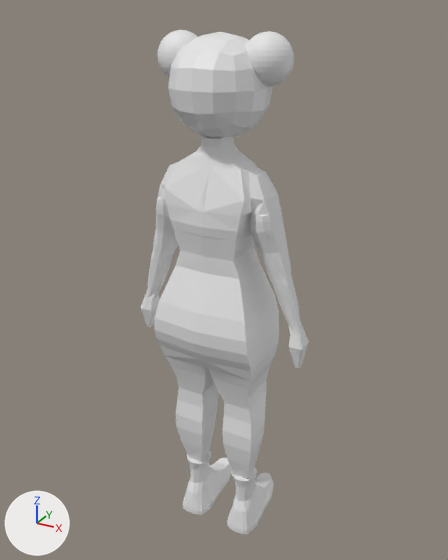
An edit to the Blender file girl.blend, drawn before and after from the same camera.
Both versions are drawn from a 50 mm lens placed at (2.37, -4.31, 2.43), pointed at (-0.05, 0.08, 0.24). Lighting does not change. The marker at lower left points along +X, +Y and +Z.

In view in the first picture: 'corps'.
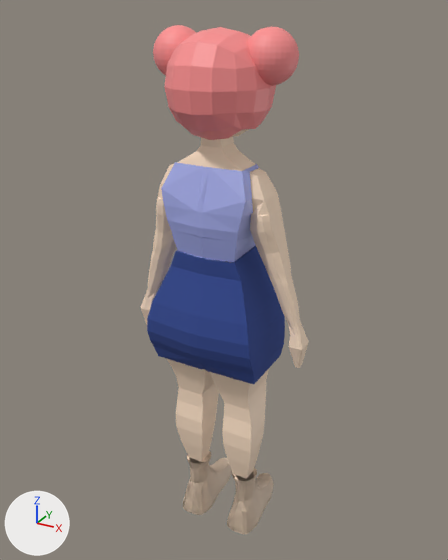
Commit message: add girl

What differs and where, as boxes (x1, y1, x2, y2) in the pictures (448 x 560 px):
'corps.002', added (blue): after (147, 245, 285, 384)
'corps.001', added (pink): after (153, 25, 299, 140)
'corps.004', added (blue): after (161, 162, 259, 262)
part 1 of me_cube_002, deleted: before (246, 31, 294, 87)
part 2 of me_cube_002, deleted: before (157, 30, 198, 78)
part 3 of me_cube_002, cut back: before (168, 32, 273, 138)
part 4 of me_cube_002, recoloured (grey to beige): before (141, 127, 309, 534); after (141, 129, 309, 534)

Diff of the bpy script that builds the scene:
```diff
--- a/girl.blend.py
+++ b/girl.blend.py
@@ mat_material_003 @@
+mat_material_003 = principled_material('Material.003')
+mat_material_003.base_color = (1.0, 0.77, 0.581)  # beige #ffe3c9
@@ mat_material_004 @@
+mat_material_004 = principled_material('Material.004')
+mat_material_004.base_color = (0.371, 0.411, 0.8)  # blue #a4ace7
@@ mat_material_001 @@
+mat_material_001 = principled_material('Material.001')
+mat_material_001.base_color = (0.0316, 0.0643, 0.271)  # blue #32488e
+mat_material_001.roughness = 1.0
@@ mat_material_005 @@
+mat_material_005 = principled_material('Material.005')
+mat_material_005.base_color = (1.0, 0.284, 0.284)  # pink #ff9191
@@ me_cube_002 @@
 # used by ob_corps; location = (-0.003, -0.001, 0.156); scale = (0.316, 0.316, 0.316)
-me_cube_002.from_pydata(...)  # 1790 vertices, 1808 faces, 2 loose edges; spans x -2.55..2.55, y -1.53..1.66, z -7.68..6.72
+me_cube_002.from_pydata(...)  # 763 vertices, 712 faces, 2 loose edges; spans x -2.55..2.55, y -1.53..1.66, z -7.68..5.99
+# me_cube_002 part 1: the loose piece of 482 vertices spanning x 0.57..1.75, y -0.63..0.56, z 5.53..6.72 is deleted
+# me_cube_002 part 2: the loose piece of 482 vertices spanning x -1.75..-0.57, y -0.63..0.56, z 5.53..6.72 is deleted
+# me_cube_002 part 3
+# 63 vertices are removed from x -1.22..1.24, y -1.52..0.65, z 4.61..6.7
+# 72 faces are deleted
+# 2 vertices move from x -0.72..0.74, y 0.49, z 4.77 to x -0.82..0.89, y 0.41..0.46, z 4.84..4.88
+# me_cube_002 part 4: 712 faces spanning x -2.55..2.55, y -1.53..1.66, z -7.68..5.99 switch from no material to mat_material_003 (beige #ffe3c9)
@@ me_cube_005 @@
+me_cube_005.from_pydata(...)  # 80 vertices, 42 faces; spans x -1.15..1.15, y -1.21..0.74, z 1.39..3.71
+me_cube_005.materials.append(mat_material_004)  # blue #a4ace7
@@ me_cube_003 @@
+me_cube_003.from_pydata(...)  # 80 vertices, 56 faces; spans x -1.43..1.43, y -1.53..0.75, z -1.89..1.43
+me_cube_003.materials.append(mat_material_001)  # blue #32488e
@@ me_cube_001 @@
+me_cube_001.from_pydata(...)  # 2094 vertices, 2212 faces; spans x -1.75..1.75, y -1.52..0.9, z 4.36..6.72
+me_cube_001.materials.append(mat_material_005)  # pink #ff9191
@@ ob_corps_004 @@
+ob_corps_004 = bpy.data.objects.new('corps.004', me_cube_005)
+ob_corps_004.location = (-0.003, -0.001, 0.156)
+ob_corps_004.scale = (0.332, 0.332, 0.316)
@@ ob_corps_002 @@
+ob_corps_002 = bpy.data.objects.new('corps.002', me_cube_003)
+ob_corps_002.location = (-0.003, -0.001, 0.156)
+ob_corps_002.scale = (0.347, 0.347, 0.316)
+_m = ob_corps_002.modifiers.new('Solidify', 'SOLIDIFY')
+_m.thickness = 0.21
@@ ob_corps_001 @@
+ob_corps_001 = bpy.data.objects.new('corps.001', me_cube_001)
+ob_corps_001.location = (-0.003, -0.001, 0.052)
+ob_corps_001.scale = (0.336, 0.336, 0.336)
```
